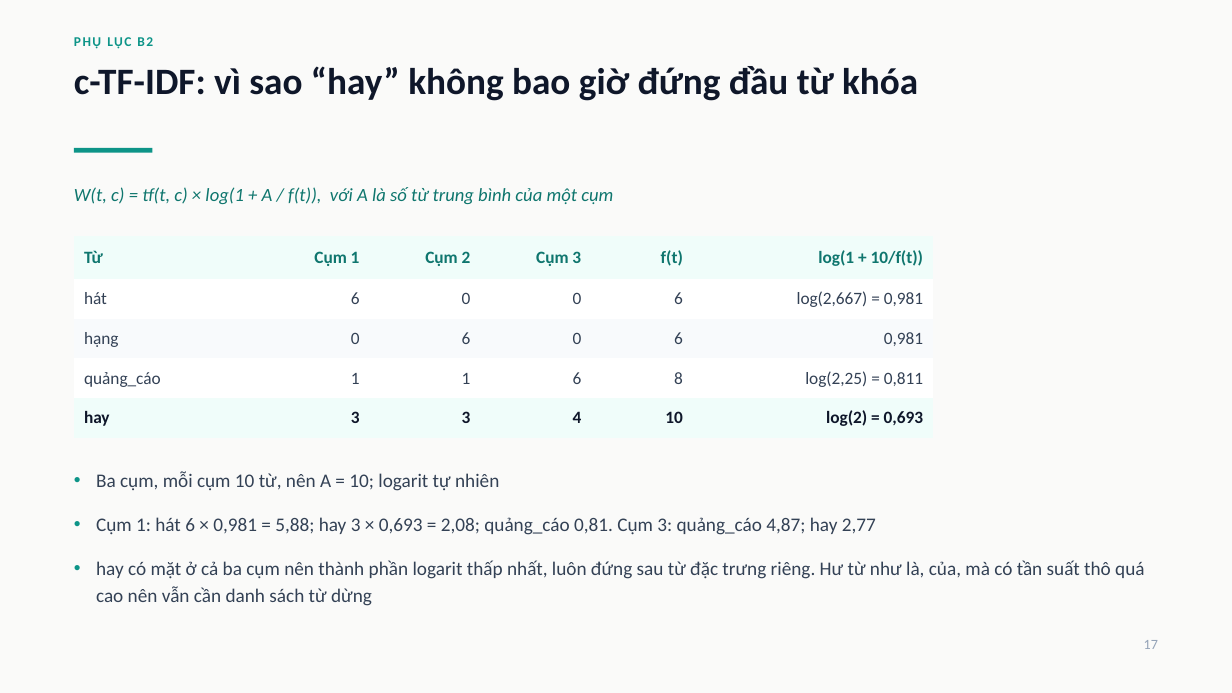
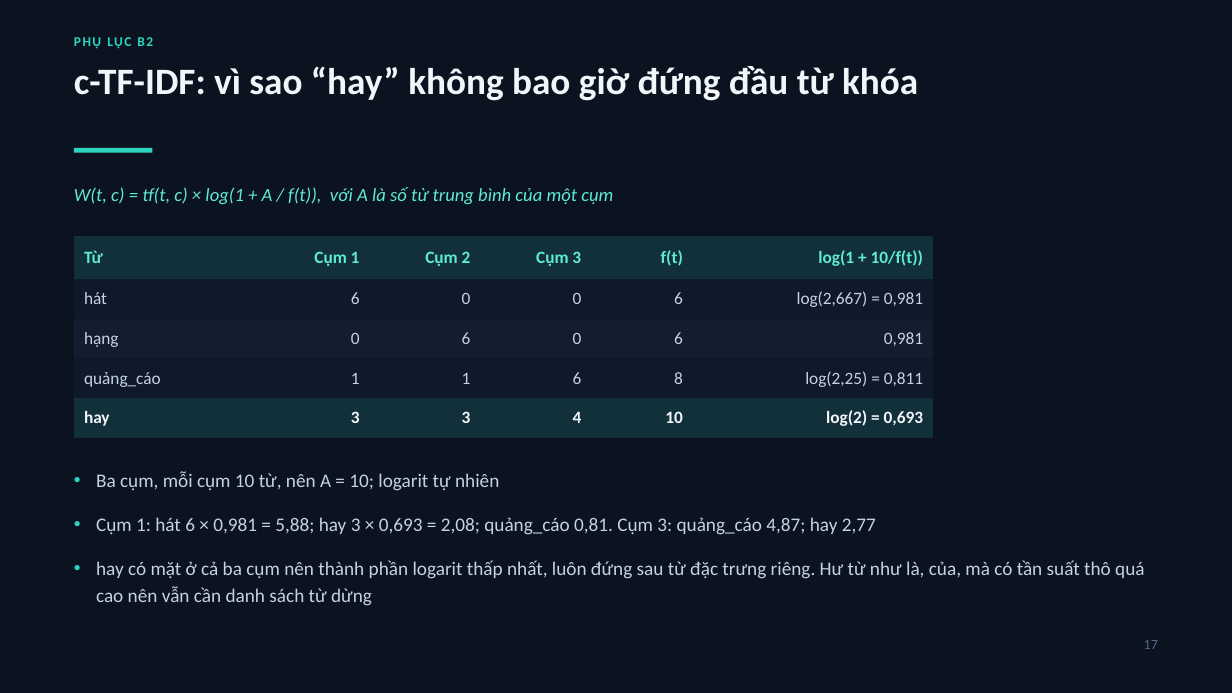
Before and after one commit to Phuhieu24/NLP_PhanTichBinhLuanYoutube, a slide deck: slide 17 of report/CS221_slide.pptx. Drawn at 1232x693 pixels with LibreOffice and Linux fonts; fonts in the diff are those of the drawing. Boxes give left, top, right and bottom in pixels: in the first picture for what was removed or moved away, otherwise in the second. Text is boxed around its words. In the diff, an @@ line names an element or a change of style, - is before the commit and + after.

```diff
--- a/report/CS221_slide.pptx
+++ b/report/CS221_slide.pptx
@@ background #FAFAF9 to #0B1220 @@
@@ text "PHỤ LỤC B2" at bbox=[74, 33, 1158, 57]: text colour #0D9488 to #2DD4BF @@
@@ text "c-TF-IDF: vì sao “hay” không ..." at bbox=[74, 66, 918, 101]: text colour #0F172A to #F2F6FB @@
@@ rectangle at bbox=[74, 148, 152, 152]: fill #0D9488 to #2DD4BF @@
@@ text "W(t, c) = tf(t, c) ..." at bbox=[74, 187, 613, 204]: text colour #0F766E to #5EEAD4 @@
@@ table at bbox=[74, 236, 933, 438] @@
@@ fill #F0FDFA to #12303A in 12 cells @@
@@ fill #FFFFFF to #0E1929 in 12 cells @@
@@ fill #F8FAFC to #121E30 in row 3 @@
@@ text colour #0F766E to #5EEAD4 in "Từ", "Cụm 1", "Cụm 2", "Cụm 3" and 2 more places @@
@@ text colour #334155 to #C5D2E4 in "hát", "6", "0", "0" and 14 more places @@
@@ text colour #0F172A to #F2F6FB in "hay", "3", "3", "4" and 2 more places @@
@@ text "Ba cụm, mỗi cụm 10 ..." at bbox=[96, 471, 1144, 606]: text colour #334155 to #C5D2E4; bullet colour #0D9488 to #2DD4BF @@
@@ text "17" at bbox=[1144, 640, 1158, 649]: text colour #94A3B8 to #55688A @@
```
Also in this commit, not shown: 15 other slides changed, 2 slides added, 2 slides removed, 1 other file.
